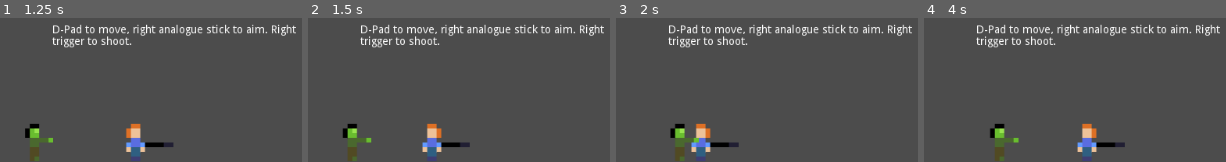
Above: before the commit, frames 1-4 (left to right).
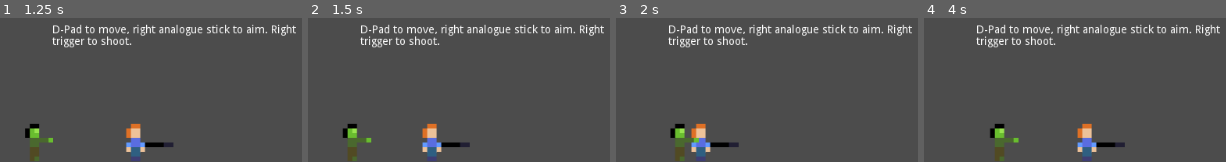
Above: after the commit, the same moments.

Repository: hhirsch/jump
Game: Godot game, scene res://game.tscn
Same seed, same stepped clock (60 frames per second), same inputs: the game is played once before the commit and once after it.
Inputs:
- Up to frame 1 (1.25 s): tap Enter (ui_accept) at 0.5, 0.77 s; hold Right (ui_right) from 0.53 s (still down)
- Up to frame 2 (1.5 s): release Right (ui_right) at 1.28 s; hold Left (ui_left) from 1.28 s (still down)
- Up to frame 3 (2 s): keep holding Left (ui_left); tap Enter (ui_accept) at 1.52 s
- Up to frame 4 (4 s): release Left (ui_left) at 2.03 s; hold Right (ui_right) 2.03-3.53 s; tap Enter (ui_accept) at 3.02, 3.77 s; hold Left (ui_left) from 3.53 s (still down)

Frame 1 is identical in both runs. In frame 2, 0.3% of the frame differs, in the area x 37-45%, y 76-85%; in frame 3, 0.3%; in frame 4, 0.3%.

Commit message:
Always look in shooting direction

Diff:
--- a/character.gd
+++ b/character.gd
@@ -1,9 +1,5 @@
 extends Sprite
 var MOVE_SPEED = 100;
-
-# class member variables go here, for example:
-# var a = 2
-# var b = "textvar"
 
 func _ready():
 	position.y = 575
@@ -16,12 +12,9 @@
 #		position.y = 575
 	if Input.is_action_pressed("ui_right"):
 		position.x += MOVE_SPEED * delta
-		set_flip_h(false)
 		#get_child(0).position.x = position.x
 	if Input.is_action_pressed("ui_left"):
 		position.x -= MOVE_SPEED * delta
-		set_flip_h(true)
-		#get_child(0).position.x = position.x
 #	if (position.y == 575):
 #		if Input.is_action_pressed("ui_accept"):
 #			position.y -= 2000 * delta
--- a/spear.gd
+++ b/spear.gd
@@ -18,6 +18,11 @@
 	if Input.get_connected_joypads().size() > 0:
 		gamepad = gamepads[Input.get_connected_joypads().size() -1]
 	var direction = Vector2(Input.get_joy_axis(gamepad, JOY_ANALOG_RX), Input.get_joy_axis(gamepad, JOY_ANALOG_RY))
+	var character = get_tree().get_root().get_node("./game/character/character")
+	if direction.x > 0:
+		character.set_flip_h(false)
+	if direction.x < 0:
+		character.set_flip_h(true)
 	if !spearThrown:
 		var angle = direction.angle()
 		rotation = angle
